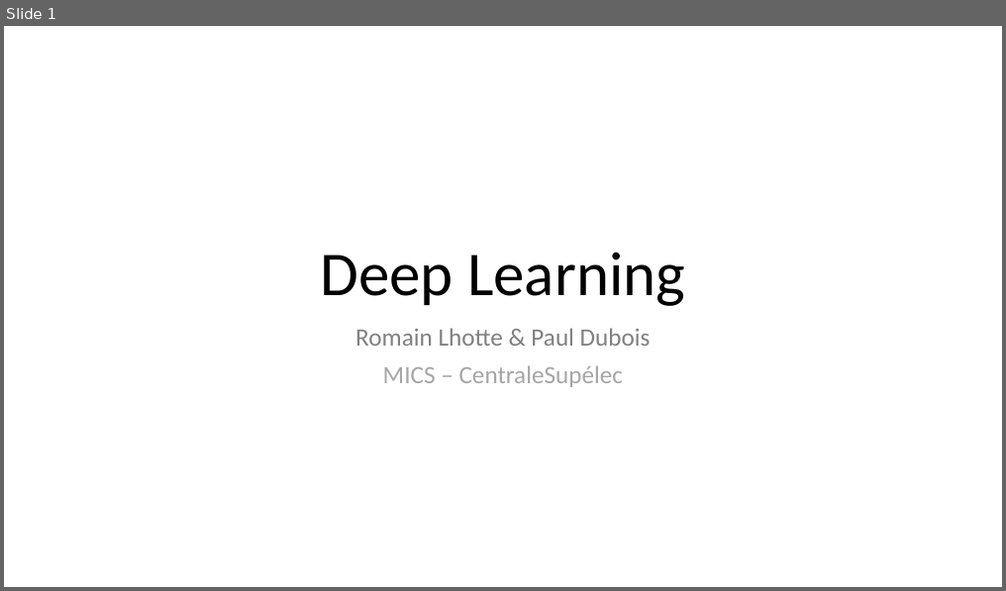
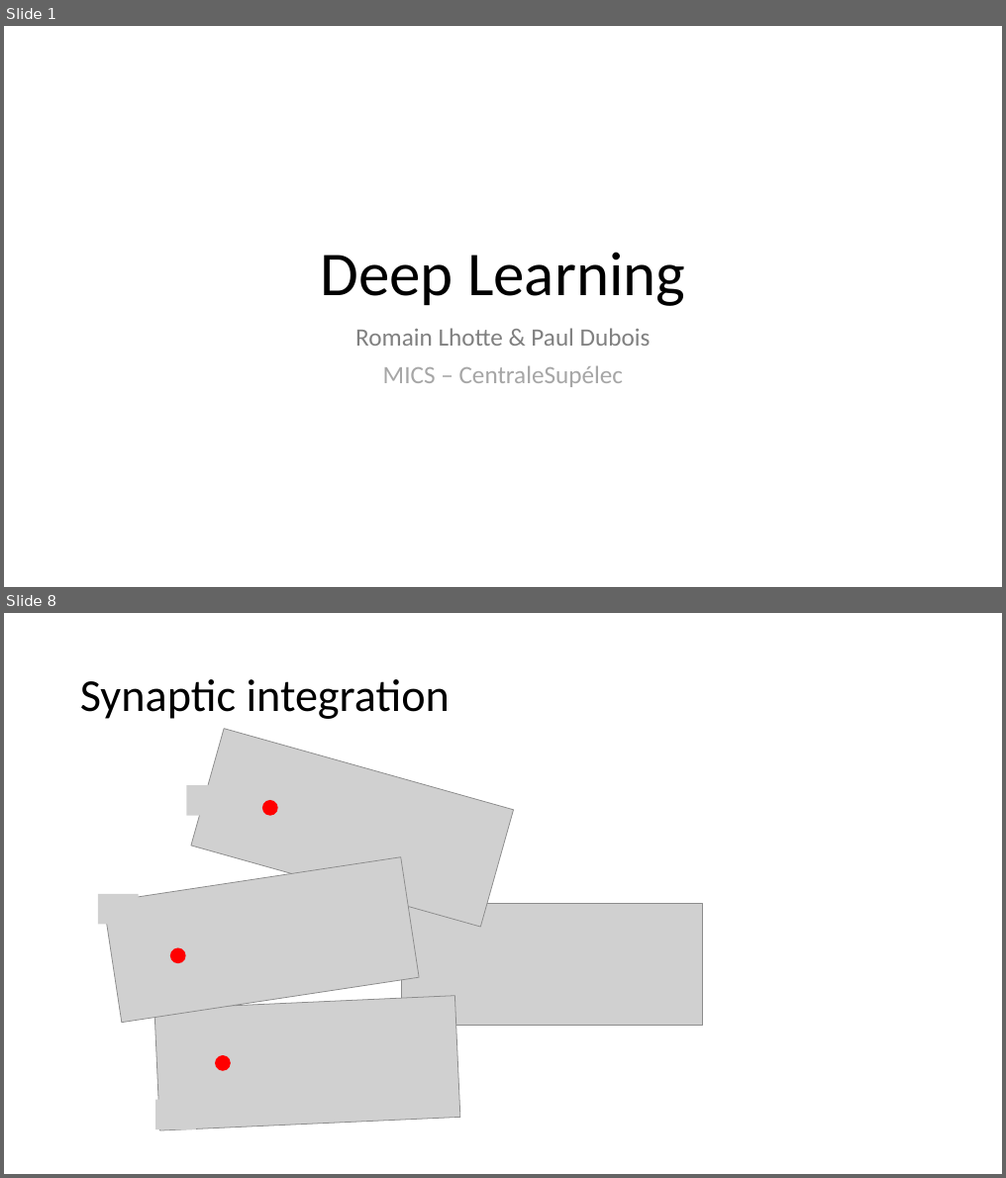
Before and after one commit to MICS-Lab/DeepLearningCourse, a slide deck: Cours1.pptx. Shown one above the other, each under a label of ours: slide 1 before the commit, slides 1 and 8 after it; the slides between them are not shown. The pictures are 1006x591 and 1006x1178 pixels, drawn with LibreOffice and Linux fonts; fonts in the diff are those of the drawing; grey boxes stand for pictures. Boxes give left, top, right and bottom in pixels: in the first picture for what was removed or moved away, otherwise in the second. Text is boxed around its words. In the diff, an @@ line names an element or a change of style, - is before the commit and + after.

```diff
--- a/Cours1.pptx
+++ b/Cours1.pptx
@@ slide 8 added at box(4, 613, 1002, 1174), background #FFFFFF @@
@@ title added at box(80, 679, 450, 719), 44 pt, text #000000 @@
+Synaptic integration
@@ picture added at box(187, 785, 227, 815) @@
@@ ellipse added at box(262, 800, 278, 816), fill #FF0000 @@
@@ group added at box(104, 729, 703, 1131): 4 pictures @@
@@ picture added at box(98, 894, 139, 924) @@
@@ picture added at box(514, 921, 554, 951) @@
@@ ellipse added at box(170, 949, 186, 964), fill #FF0000 @@
@@ ellipse added at box(215, 1056, 231, 1071), fill #FF0000 @@
@@ picture added at box(155, 1100, 196, 1130) @@
```
Also in this commit, not shown: 1 slide changed, 6 other slides added.
